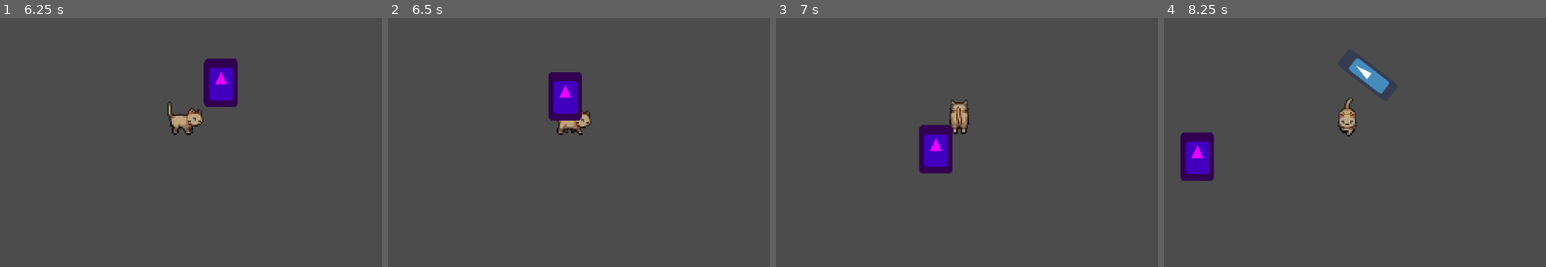
Above: before the commit, frames 1-4 (left to right).
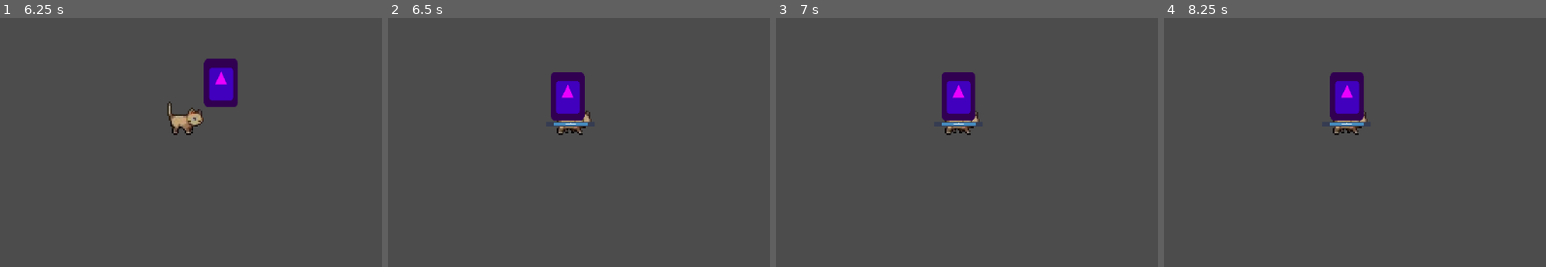
Above: after the commit, the same moments.

Repository: ygda-org/firstQuarter2023
Game: Godot game, scene res://OceanLevel.tscn
The game is run twice, just before and just after one commit, with the same random seed, the same clock (stepped at 60 frames per second) and the same inputs. This scene is started directly instead of the project's main scene. The engine's default icon, where the game draws it, is replaced by a stand-in: a white triangle on a blue panel in a dark square.
Inputs (mouse positions are in pixels of both pictures, inside the frame that each line leads up to):
- Up to frame 1 (6.25 s): tap Enter at 0.5 s; move the mouse to (355, 97) at 0.52 s; hold Right (ui_right) 0.53-1.28 s; click (355, 97) at 0.6 s; move the mouse to (26, 142) at 1.27 s; hold Down (ui_down) 1.28-2.03 s; tap Tab (tab) every 1.5 s from 1.35 to 5.85 s; move the mouse to (259, 20) at 2.02 s; hold Right (ui_right) 2.03-2.78 s; click (259, 20) at 2.1 s; move the mouse to (145, 209) at 2.77 s; hold Up (ui_up) 2.78-3.53 s; move the mouse to (outside the picture) at 3.52 s; hold Left (ui_left) 3.53-5.03 s; click (outside the picture) at 3.6 s; move the mouse to (outside the picture) at 4.27 s; move the mouse to (221, 120) at 5.02 s; hold Down (ui_down) 5.03-5.78 s; click (221, 120) at 5.1 s; move the mouse to (outside the picture) at 5.77 s; hold Right (ui_right) from 5.78 s (still down)
- Up to frame 2 (6.5 s): keep holding Right (ui_right)
- Up to frame 3 (7 s): move the mouse to (1131, 97) at 6.52 s; release Right (ui_right) at 6.53 s; hold Up (ui_up) from 6.53 s (still down); click (1131, 97) at 6.6 s
- Up to frame 4 (8.25 s): move the mouse to (1190, 142) at 7.27 s; release Up (ui_up) at 7.28 s; hold Right (ui_right) 7.28-8.03 s; tap Tab (tab) at 7.35 s; move the mouse to (1423, 20) at 8.02 s; hold Down (ui_down) from 8.03 s (still down); click (1423, 20) at 8.1 s

Frame 1 is identical in both runs. In frame 2, 0.8% of the frame differs, in the area x 41-54%, y 21-44%; in frame 3, 3.8%; in frame 4, 4.4%, in the area x 4-59%, y 15-66%.

Commit message:
Enemy Pufferfish
- New Pufferfish enemy
- Changes to Jellyfish

Diff:
--- a/Ocean/Enemy_Jellyfish.gd
+++ b/Ocean/Enemy_Jellyfish.gd
@@ -13,12 +13,14 @@
 		if "Player" in i.name:
 			player = i
 	$MoveTimer.start()
+	$AttackTimer.start()
 
-func _physics_process(delta):
+func _physics_process(_delta):
+	can_attack = false
 	for i in get_slide_count():
-		if can_attack and "Player" in get_slide_collision(i).collider.name:
-			can_attack = false
-			$AttackTimer.start()
+		if "Player" in get_slide_collision(i).collider.name:
+			can_attack = true
+			break
 
 	if ready == false:
 		return
@@ -41,8 +43,11 @@
 		queue_free()
 
 func _on_AttackTimer_timeout():
-	for i in get_slide_count():
-		if "Player" in get_slide_collision(i).collider.name:
-			get_slide_collision(i).collider._damage()
-			get_slide_collision(i).collider._stun(2)
-	can_attack = true
+	while !can_attack:
+		yield(get_tree(), "idle_frame")
+	_attack(player)
+
+func _attack(victim):
+	victim._damage()
+	victim._stun(2)
+	$AttackTimer.start()
--- /dev/null
+++ b/Ocean/Enemy_Pufferfish.gd
@@ -0,0 +1,69 @@
+extends KinematicBody2D
+
+var velocity = Vector2()
+var speed = 50
+var dir = Vector2()
+var ready = false
+var player = null
+var health = 3
+var is_damagable = false
+var inflated = Vector2(1,1)
+var deflated = Vector2(0.75,0.75)
+var near_player = false
+const NEEDLE = preload("res://Ocean/Enemy_Pufferfish_Needle.tscn")
+var needle = NEEDLE.instance()
+
+func _ready():
+	$CollisionShape2D.scale = inflated
+	for i in get_parent().get_children():
+		if "Player" in i.name:
+			player = i
+	if $Area2D.overlaps_body(player):
+		near_player = true
+	$AttackTimer.start()
+
+func _physics_process(_delta):
+	dir = position.direction_to(player.position)
+	velocity = speed*dir
+	velocity = move_and_slide(velocity)
+
+func _damage():
+	if is_damagable:
+		health-=1
+		if health <= 0:
+			queue_free()
+	else:
+		is_damagable = true
+		$PuffTimer.start()
+		$CollisionShape2D.scale = deflated
+
+func _on_PuffTimer_timeout():
+	is_damagable = false
+	$CollisionShape2D.scale = inflated
+
+func _on_Area2D_body_entered(body):
+	if "Player" in body.name:
+		near_player = true
+
+func _on_Area2D_body_exited(body):
+	if "Player" in body.name:
+		near_player = false
+
+func _on_AttackTimer_timeout():
+	while !near_player:
+		yield(get_tree(), "idle_frame")
+	_attack()
+
+func _attack():
+	var degree = 0
+	var radians = 0
+	var count = 12
+	for i in range(count+1):
+		radians = deg2rad(degree)
+		needle = NEEDLE.instance()
+		get_parent().add_child(needle)
+		needle.position = position
+		needle.rotation = radians
+		needle.direction = Vector2(cos(radians),sin(radians))
+		degree = (360/count)*i
+	$AttackTimer.start()
--- /dev/null
+++ b/Ocean/Enemy_Pufferfish.tscn
@@ -0,0 +1,38 @@
+[gd_scene load_steps=5 format=2]
+
+[ext_resource path="res://Ocean/Enemy_Pufferfish.gd" type="Script" id=1]
+[ext_resource path="res://icon.png" type="Texture" id=2]
+
+[sub_resource type="CapsuleShape2D" id=1]
+radius = 30.0
+height = 4.0
+
+[sub_resource type="CircleShape2D" id=2]
+radius = 235.172
+
+[node name="Enemy_Pufferfish" type="KinematicBody2D"]
+script = ExtResource( 1 )
+
+[node name="CollisionShape2D" type="CollisionShape2D" parent="."]
+shape = SubResource( 1 )
+
+[node name="Sprite" type="Sprite" parent="CollisionShape2D"]
+modulate = Color( 0.85098, 1, 0, 1 )
+scale = Vector2( 0.75, 0.75 )
+texture = ExtResource( 2 )
+
+[node name="PuffTimer" type="Timer" parent="."]
+wait_time = 2.0
+
+[node name="AttackTimer" type="Timer" parent="."]
+wait_time = 4.0
+
+[node name="Area2D" type="Area2D" parent="."]
+
+[node name="CollisionShape2D" type="CollisionShape2D" parent="Area2D"]
+shape = SubResource( 2 )
+
+[connection signal="timeout" from="PuffTimer" to="." method="_on_PuffTimer_timeout"]
+[connection signal="timeout" from="AttackTimer" to="." method="_on_AttackTimer_timeout"]
+[connection signal="body_entered" from="Area2D" to="." method="_on_Area2D_body_entered"]
+[connection signal="body_exited" from="Area2D" to="." method="_on_Area2D_body_exited"]
--- /dev/null
+++ b/Ocean/Enemy_Pufferfish_Needle.tscn
@@ -0,0 +1,25 @@
+[gd_scene load_steps=4 format=2]
+
+[ext_resource path="res://Ocean/Enemy_Pufferfish_Needles.gd" type="Script" id=1]
+[ext_resource path="res://icon.png" type="Texture" id=2]
+
+[sub_resource type="RectangleShape2D" id=1]
+extents = Vector2( 8, 3 )
+
+[node name="Enemy_Pufferfish_Needle" type="Area2D"]
+script = ExtResource( 1 )
+
+[node name="Sprite" type="Sprite" parent="."]
+modulate = Color( 0, 0, 0, 1 )
+scale = Vector2( 0.25, 0.1 )
+texture = ExtResource( 2 )
+
+[node name="CollisionShape2D" type="CollisionShape2D" parent="."]
+shape = SubResource( 1 )
+
+[node name="VisibilityNotifier2D" type="VisibilityNotifier2D" parent="."]
+position = Vector2( -9.53674e-07, 2.38419e-07 )
+scale = Vector2( 1.6, 0.3 )
+
+[connection signal="body_entered" from="." to="." method="_on_Enemy_Pufferfish_Needles_body_entered"]
+[connection signal="screen_exited" from="VisibilityNotifier2D" to="." method="_on_VisibilityNotifier2D_screen_exited"]
--- /dev/null
+++ b/Ocean/Enemy_Pufferfish_Needles.gd
@@ -0,0 +1,21 @@
+extends Area2D
+
+const speed = 250
+var velocity = Vector2()
+var direction = Vector2()
+
+func _physics_process(delta):
+	velocity = direction*speed*delta
+	translate(velocity)
+
+func _damage():
+	queue_free()
+
+func _on_VisibilityNotifier2D_screen_exited():
+	queue_free()
+
+func _on_Enemy_Pufferfish_Needles_body_entered(body):
+	if "Player" in body.name:
+		body._damage()
+	if not "Enemy_Pufferfish" in body.name:
+		queue_free()
